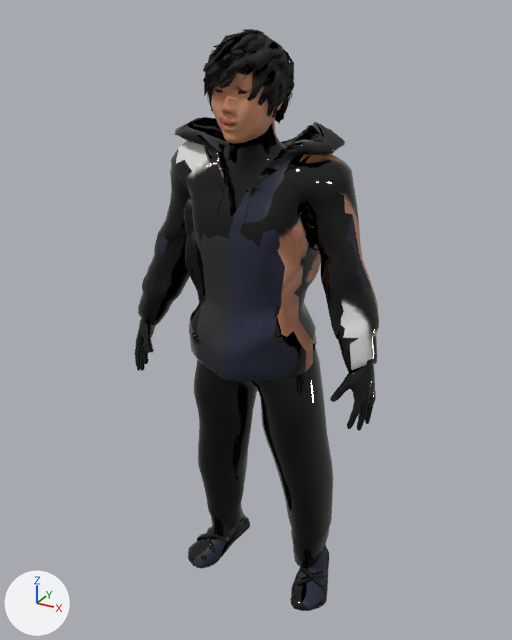
Before and after pictures for a commit that changed the glTF model web/room/boy2.glb.
The view is the same before and after, from a 50 mm camera at (0.925, -1.701, 0.89) aimed at (-0.017, 0.012, 0.034). The lights are fixed; the arrows at lower left show +X, +Y and +Z. The picture after the commit comes second. Where no turn or scale is listed for an object, it has been applied to the vertices. Vertices at exactly the same position are counted once.

Before the edit, the objects in view are built like this:
```python
me_base = bpy.data.meshes.new('base')
me_base.from_pydata(...)  # 13133 vertices, 24276 faces; spans x -0.39..0.39, y -0.2..0.18, z -0.92..0.84
# faces by material slot: [19340, 4936]
me_base.materials.append(mat_boy2_body)
me_base.materials.append(mat_boy2_hair)
ob_base = bpy.data.objects.new('base', me_base)
ob_base.location = (0.0, 0.0, 0.0)
```
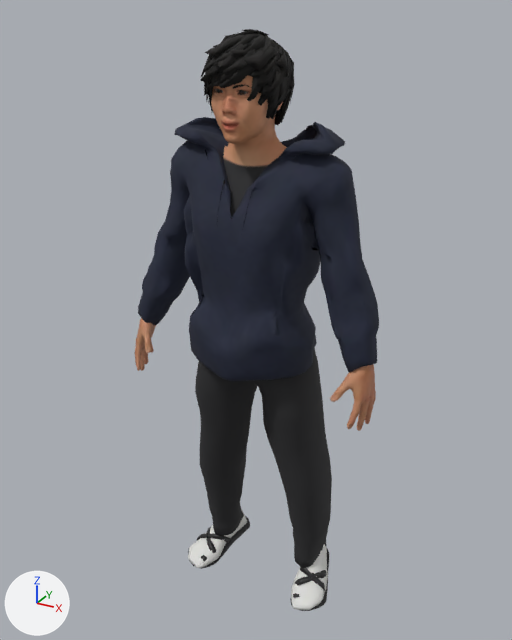
Pixel boxes (x1, y1, x2, y2) of what changed, in the pictures (512 x 640 px; the box of a moved part takes in the faces that stretch with it):
part 1 of me_base, moved or reshaped
    before: (136, 152, 376, 574)
    after: (136, 152, 376, 572)
part 2 of me_base, surface changed
    both: (135, 31, 379, 611)

Diff of the bpy script that builds the scene:
```diff
--- a/web/room/boy2.glb.py
+++ b/web/room/boy2.glb.py
@@ me_base @@
 # used by ob_base; location = (0.0, 0.0, 0.0)
-me_base.from_pydata(...)  # 13133 vertices, 24276 faces; spans x -0.39..0.39, y -0.2..0.18, z -0.92..0.84
+me_base.from_pydata(...)  # 12813 vertices, 23780 faces; spans x -0.39..0.39, y -0.2..0.18, z -0.92..0.84
+# me_base part 1: 204 vertices moved within x -0.39..0.39, y -0.15..0.14, z -0.83..0.71; 655 vertices removed from x -0.37..0.23, y -0.15..0.15, z -0.83..0.55; 356 vertices added at x -0.38..0.39, y -0.15..0.15, z -0.83..0.55
+# me_base part 2: 14962 kept faces spanning x -0.39..0.39, y -0.2..0.18, z -0.92..0.84 get new texture (UV) coordinates
+# other edits to the shape of me_base do not show in these pictures
 me_base.materials.append(mat_boy2_body)
```
